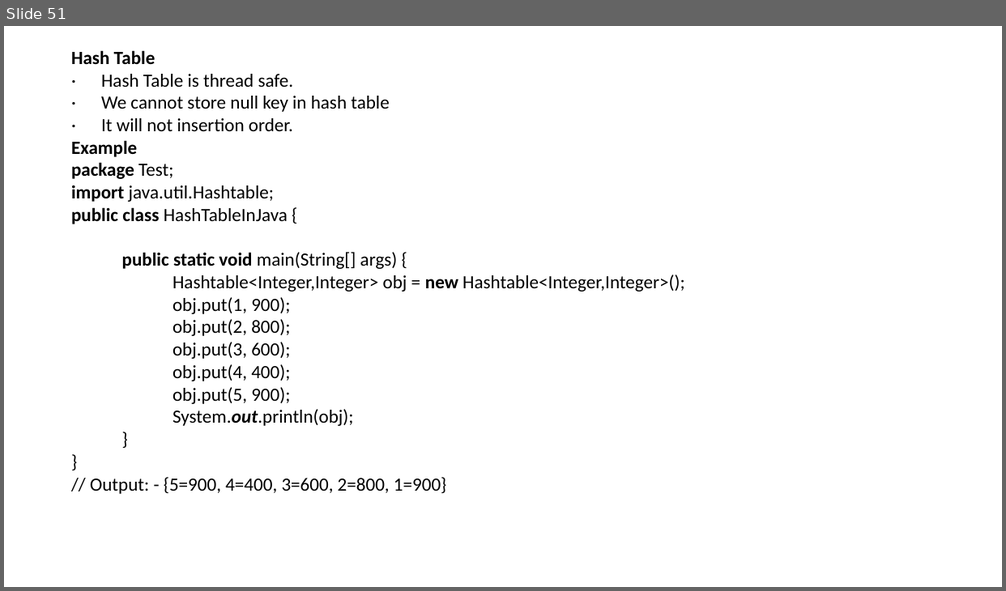
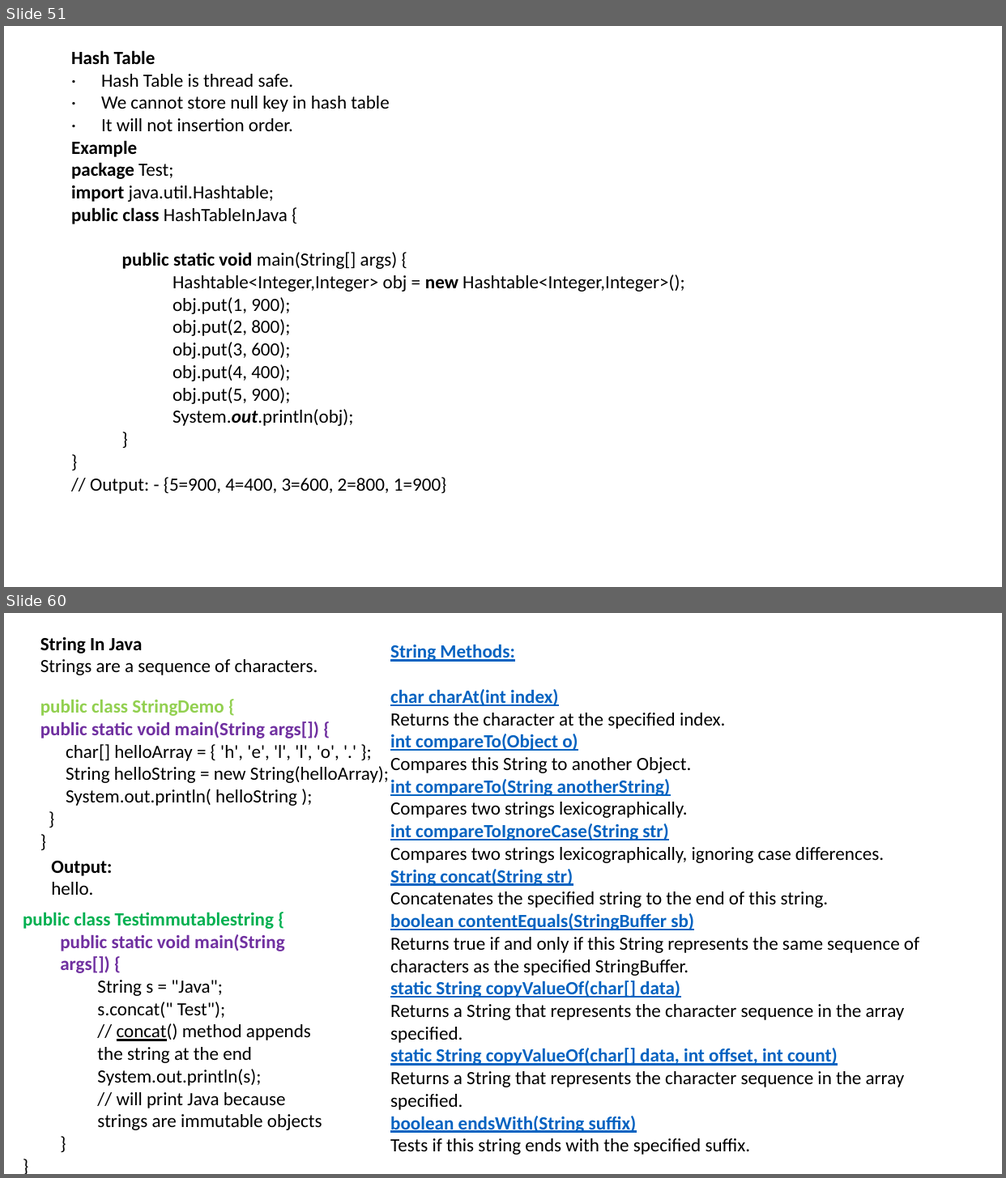
Before and after one commit to LearnByBhanuPratap/seleniumBasic, a slide deck: src/main/java/Core Java.pptx. Shown one above the other, each under a label of ours: slide 51 before the commit, slides 51 and 60 after it; the slides between them are not shown. The pictures are 1006x591 and 1006x1178 pixels, drawn with LibreOffice and Linux fonts; fonts in the diff are those of the drawing. Boxes give left, top, right and bottom in pixels: in the first picture for what was removed or moved away, otherwise in the second. Text is boxed around its words. In the diff, an @@ line names an element or a change of style, - is before the commit and + after.

Commit message:
adding core Java

```diff
--- a/src/main/java/Core Java.pptx
+++ b/src/main/java/Core Java.pptx
@@ slide 60 added at <box>4,613,1002,1174</box>, background #FFFFFF @@
@@ text added at <box>40,637,318,675</box>, 18 pt, text #000000 @@
+String In Java
+Strings are a sequence of characters.
@@ text added at <box>390,644,919,1155</box>, 18 pt, text #000000 @@
+String Methods:
+char charAt(int index)
+Returns the character at the specified index.
+int compareTo(Object o)
+Compares this String to another Object.
+int compareTo(String anotherString)
+Compares two strings lexicographically.
+int compareToIgnoreCase(String str)
+Compares two strings lexicographically, ignoring case differences.
+String concat(String str)
+Concatenates the specified string to the end of this string.
+boolean contentEquals(StringBuffer sb)
+Returns true if and only if this String represents the same sequence of characters as the specified StringBuffer.
+static String copyValueOf(char[] data)
+Returns a String that represents the character sequence in the array specified.
+static String copyValueOf(char[] data, int offset, int count)
+Returns a String that represents the character sequence in the array specified.
+boolean endsWith(String suffix)
+Tests if this string ends with the specified suffix.
@@ text added at <box>40,700,389,806</box>, 18 pt, text #000000 @@
+public class StringDemo {
+public static void main(String args[]) {
+char[] helloArray = { 'h', 'e', 'l', 'l', 'o', '.' };
+String helloString = new String(helloArray);
+System.out.println( helloString );
+}
+}
@@ text added at <box>51,861,112,895</box>, 18 pt, text #000000, bold @@
+Output:
+hello.
@@ text added at <box>23,912,322,1131</box>, 18 pt, text #000000 @@
+public class Testimmutablestring {
+  public static void main(String args[]) {
+    String s = "Java";
+    s.concat(" Test");
+    // concat() method appends the string at the end
+    System.out.println(s);
+    // will print Java because strings are immutable objects
+  }
+}
```
Also in this commit, not shown: 17 other slides added.
